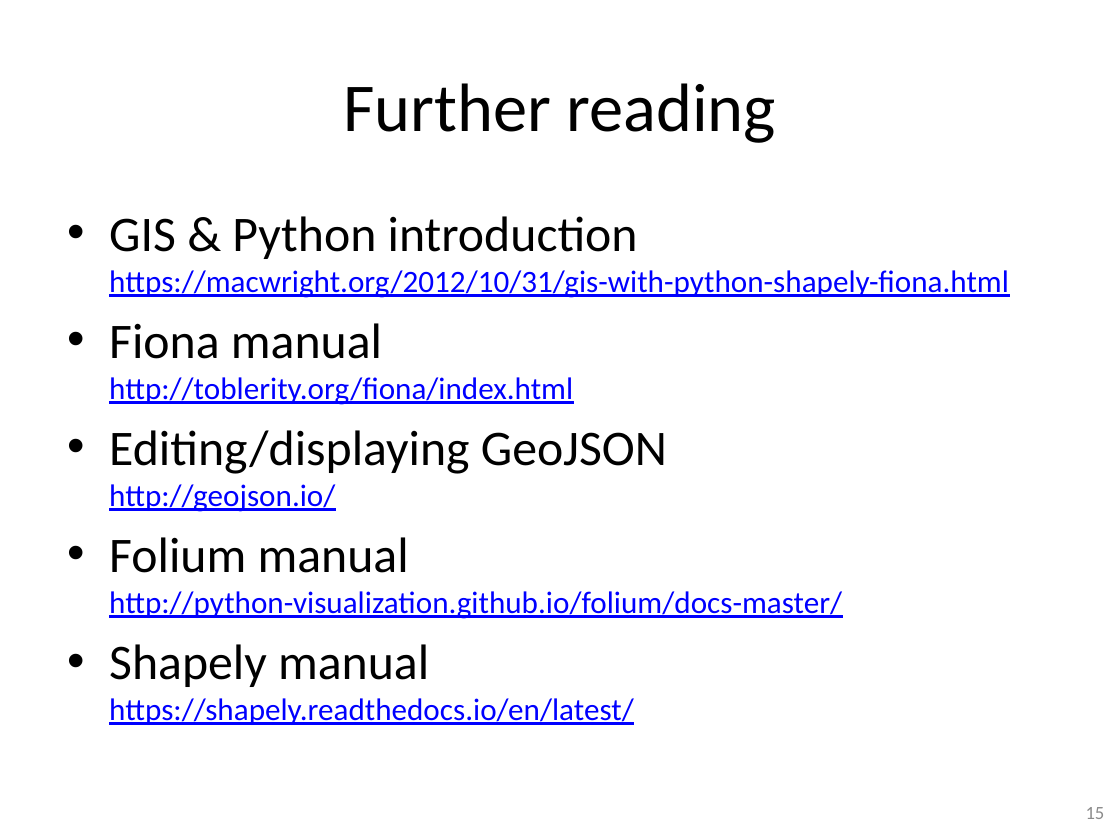
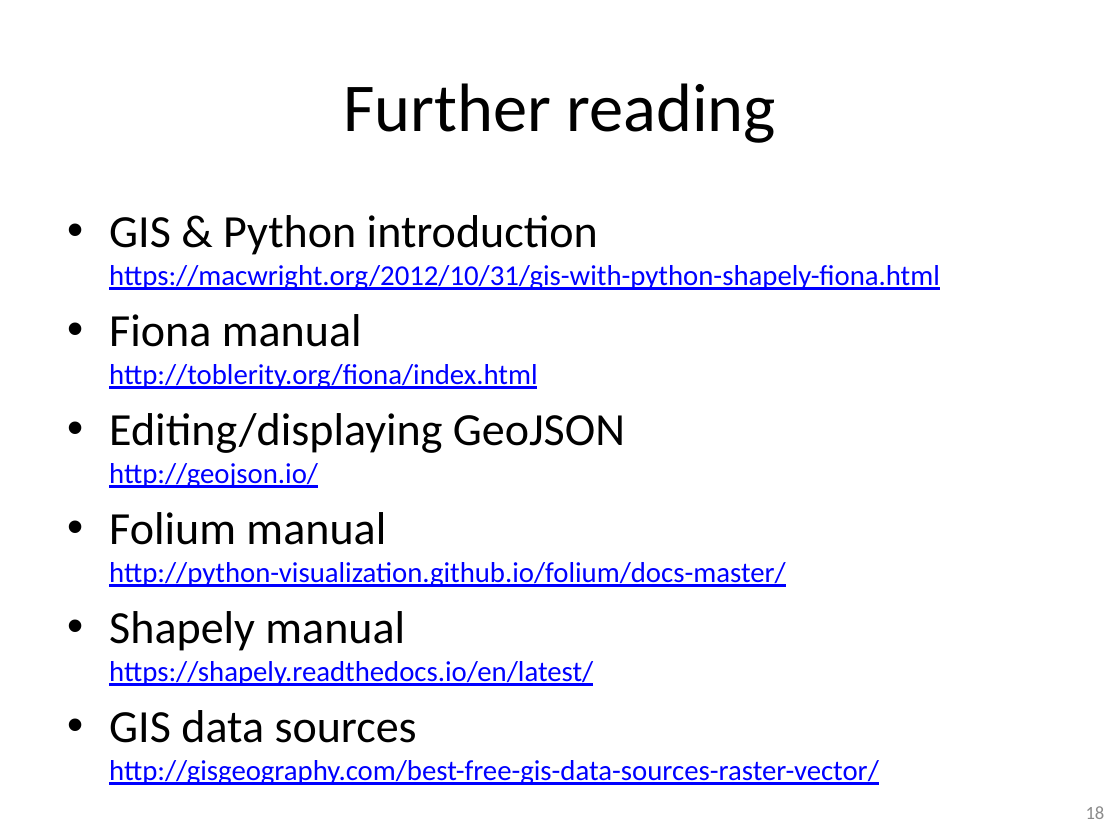
Before and after one commit to gjbex/training-material, a slide deck: slide 18 of Python/python_gis.pptx (slide 15 before the commit). Drawn at 1120x840 pixels with LibreOffice and Linux fonts; fonts in the diff are those of the drawing. Boxes give left, top, right and bottom in pixels: in the first picture for what was removed or moved away, otherwise in the second. Text is boxed around its words. In the diff, an @@ line names an element or a change of style, - is before the commit and + after.

```diff
--- a/Python/python_gis.pptx
+++ b/Python/python_gis.pptx
@@ text at bbox=[109, 215, 940, 686]: size 32 to 29.6 pt in "GIS & Python introduction", "Fiona manual", "Editing/displaying GeoJSON", "Folium manual" and 1 more places; size 20 to 18.5 pt in "https://macwright.org/2012/10/31/gis-with-python-shapely-fio ...", "http://toblerity.org/fiona/index.html", "http://geojson.io/", "http://python-visualization.github.io/folium/docs-master/" and 1 more places @@
@@ text at bbox=[109, 710, 879, 785]: paragraph added @@
+• GIS data sources
+  http://gisgeography.com/best-free-gis-data-sources-raster-vector/
@@ page number at bbox=[1086, 806, 1105, 819]: text changed @@
-15
+18
```
Also in this commit, not shown: 3 slides added.
